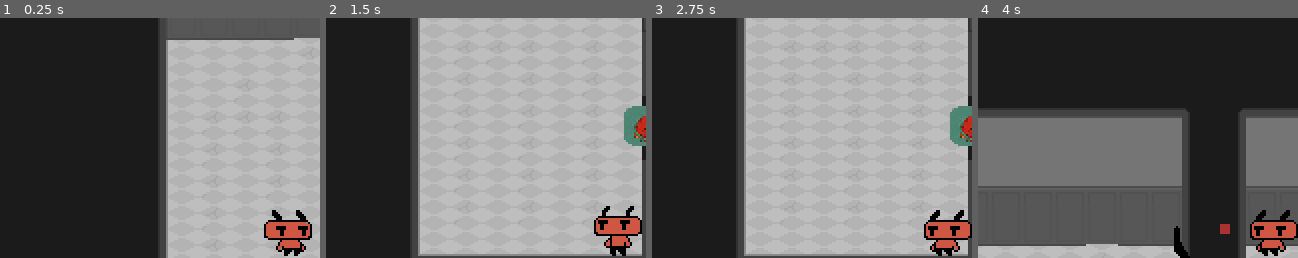
Above: before the commit, frames 1-4 (left to right).
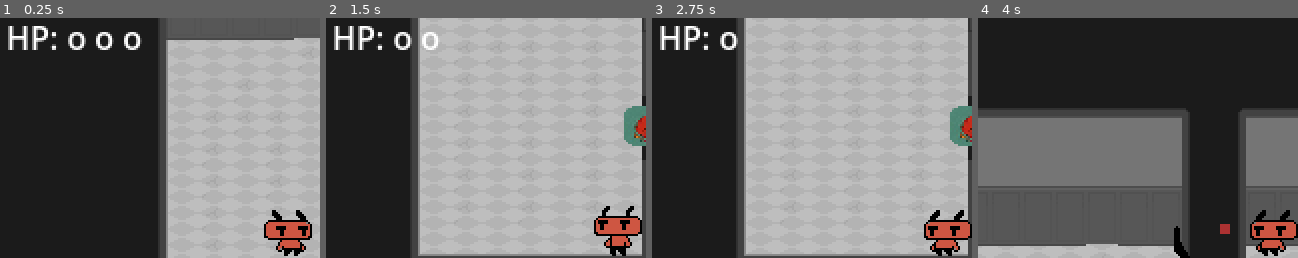
Above: after the commit, the same moments.

Repository: dead-rabbit-studio/hell-scout
Game: Godot game, scene res://main_game.tscn
Same seed, same stepped clock (60 frames per second), same inputs: the game is played once before the commit and once after it.
Inputs:
- Up to frame 1 (0.25 s): no input
- Up to frame 2 (1.5 s): tap Enter at 0.5 s; hold Right (move_right) 0.53-1.28 s; tap E (interact) at 0.6 s; hold Down (move_down) from 1.28 s (still down); tap Space (attack) at 1.35 s
- Up to frame 3 (2.75 s): tap E (interact) at 1.55, 2.1 s; release Down (move_down) at 2.03 s; hold Right (move_right) from 2.03 s (still down)
- Up to frame 4 (4 s): release Right (move_right) at 2.78 s; hold Up (move_up) 2.78-3.53 s; tap E (interact) at 2.85, 3.8 s; hold Left (move_left) from 3.53 s (still down); tap Space (attack) at 3.6 s
The pictures show only the part of the screen within x 4-54%, y 4-54%; the shares and areas given below are measured in that part.

The runs differ from the first frame. In frame 1, 1.7% of the frame differs, in the area x 2-45%, y 3-14%; in frame 2, 1.3%; in frame 3, 1.1%; in frame 4, nothing differs.

Commit message:
feat: add hp info to hud

Diff:
--- a/core/health/health.gd
+++ b/core/health/health.gd
@@ -5,8 +5,12 @@
 @export var is_alive = true
 @export var is_mortal = true
 @export var ignore_damage = false
-@export var max_health = 100
-@export var current: float = max_health
+@export var max_health: int = 100:
+	set(value):
+		max_health = value
+		current = value
+
+@onready var current: float = max_health
 
 func heal(heal_points: float):
 	var health_after_heal = current + heal_points
@@ -20,8 +24,6 @@
 		if health_after_hit < 0: current = 0
 		else: current -= damage_points
 
-		print_debug("current health " + str(current))
-
 	if current == 0 and !is_mortal:
 		kill()
 
--- a/levels/level.gd
+++ b/levels/level.gd
@@ -1,14 +1,18 @@
+class_name LevelController
 extends Node2D
 
 signal level_status_change(int)
+signal player_health_changed(int)
 
-@onready var player: Player = $Player
-@onready var mob_spawner: Timer = $MobSpawner
+@export var player: Player
+@export var mob_spawner: Timer
 
 var CreeperClass = preload('res://npcs/creeper/creeper.tscn')
 
-func _ready() -> void:
+
+func _enter_tree() -> void:
 	player.health.depleted.connect(_on_player_health_depleted)
+	player.health_changed.connect(_on_player_health_changed)
 
 func _on_gun_gun_was_fired(bullet: RigidBody2D) -> void:
 	add_child(bullet)
@@ -43,6 +47,8 @@
 
 	return Vector2(x, y)
 
+func  _on_player_health_changed(current_hp: int) -> void:
+	player_health_changed.emit(current_hp)
 
 func _on_interactable_on_interaction_area_entered() -> void:
 	pass # Replace with function body.
--- /dev/null
+++ b/main_game.gd
@@ -0,0 +1,24 @@
+extends Node2D
+
+@export var level: LevelController
+@export var player_hud: PlayerHUD
+
+@onready var gameOverLabel:Label = $GUI/GameOverScreen/GameOverLabel
+
+func _enter_tree() -> void:
+    level.player_health_changed.connect(_on_player_health_changed)
+
+func on_game_over():
+    gameOverLabel.visible = true
+
+
+func _on_gun_gun_was_fired(bullet: Node2D) -> void:
+    add_child(bullet)
+
+
+func _on_level_level_status_change(levelStatus: int) -> void:
+    if(levelStatus == LevelStatus.LOST):
+        on_game_over()
+
+func _on_player_health_changed(current_hp: int) -> void:
+    player_hud.update_hp(current_hp)
--- a/main_game.tscn
+++ b/main_game.tscn
@@ -1,5 +1,6 @@
-[gd_scene load_steps=19 format=4 uid="uid://deqtmks54a4u7"]
-
+[gd_scene load_steps=20 format=4 uid="uid://deqtmks54a4u7"]
+
+[ext_resource type="Script" uid="uid://cpfv44y4q8b4e" path="res://main_game.gd" id="1_02kkc"]
 [ext_resource type="PackedScene" uid="uid://xse6umb621tq" path="res://player/scouter/player.tscn" id="1_4phlm"]
 [ext_resource type="PackedScene" uid="uid://eyt6qixfequa" path="res://weapons/gun.tscn" id="2_be4gn"]
 [ext_resource type="Script" uid="uid://bk236slgnlg7t" path="res://levels/level.gd" id="2_igq84"]
@@ -10,25 +11,7 @@
 [ext_resource type="Texture2D" uid="uid://b0b8d8ta3fpkd" path="res://levels/enviroment/tilemap/house_props.png" id="8_junl8"]
 [ext_resource type="Script" uid="uid://3v0t2chxfgio" path="res://collectable.gd" id="9_hlbds"]
 [ext_resource type="PackedScene" uid="uid://vmf48gd83jhq" path="res://npcs/creeper/creeper.tscn" id="10_mf81u"]
-
-[sub_resource type="GDScript" id="GDScript_36clq"]
-script/source = "extends Node2D
-
-@onready var gameOverLabel:Label = $GUI/GameOverLabel
-
-func on_game_over():
-	gameOverLabel.visible = true
-
-func _on_gun_gun_was_fired(bullet: Node2D) -> void:
-	add_child(bullet)
-
-func _on_level_level_status_change(levelStatus: int) -> void:
-	if(levelStatus == LevelStatus.LOST):
-		on_game_over()
-
-func _on_interactable_object_interaction() -> void:
-	pass # Replace with function body.
-"
+[ext_resource type="Script" uid="uid://blsqls3355u28" path="res://player_hud.gd" id="12_aomqu"]
 
 [sub_resource type="TileSetAtlasSource" id="TileSetAtlasSource_hw3xp"]
 texture = ExtResource("2_owhbo")
@@ -265,11 +248,15 @@
 [sub_resource type="LabelSettings" id="LabelSettings_kfjol"]
 font_color = Color(0.133333, 0.133333, 0.133333, 1)
 
-[node name="Main Game" type="Node2D"]
-script = SubResource("GDScript_36clq")
-
-[node name="Level" type="Node2D" parent="."]
+[node name="Main Game" type="Node2D" node_paths=PackedStringArray("level", "player_hud")]
+script = ExtResource("1_02kkc")
+level = NodePath("Level")
+player_hud = NodePath("GUI/PlayerHUD")
+
+[node name="Level" type="Node2D" parent="." node_paths=PackedStringArray("player", "mob_spawner")]
 script = ExtResource("2_igq84")
+player = NodePath("Player")
+mob_spawner = NodePath("MobSpawner")
 
 [node name="TileMapLayer" type="TileMapLayer" parent="Level"]
 use_parent_material = true
@@ -339,25 +326,40 @@
 exit_zone = NodePath("../WarpZoneLivingRoomExit")
 exit_zone_direction = 4
 
-[node name="GUI" type="Control" parent="."]
-layout_mode = 3
-anchors_preset = 0
-offset_right = 40.0
+[node name="Creeper" parent="Level" instance=ExtResource("10_mf81u")]
+position = Vector2(658, 68)
+
+[node name="GUI" type="CanvasLayer" parent="."]
+metadata/_edit_use_anchors_ = true
+
+[node name="PlayerHUD" type="MarginContainer" parent="GUI" node_paths=PackedStringArray("hp_label")]
+offset_right = 85.0
 offset_bottom = 40.0
-metadata/_edit_use_anchors_ = true
-
-[node name="GameOverLabel" type="Label" parent="GUI"]
+theme_override_constants/margin_left = 16
+script = ExtResource("12_aomqu")
+hp_label = NodePath("HP")
+
+[node name="HP" type="Label" parent="GUI/PlayerHUD"]
+layout_mode = 2
+
+[node name="GameOverScreen" type="CenterContainer" parent="GUI"]
+anchors_preset = 8
+anchor_left = 0.5
+anchor_top = 0.5
+anchor_right = 0.5
+anchor_bottom = 0.5
+offset_left = -46.0
+offset_top = -20.0
+offset_right = 46.0
+offset_bottom = 20.0
+grow_horizontal = 2
+grow_vertical = 2
+
+[node name="GameOverLabel" type="Label" parent="GUI/GameOverScreen"]
 visible = false
-layout_mode = 0
-offset_left = 529.0
-offset_top = 309.0
-offset_right = 621.0
-offset_bottom = 335.0
+layout_mode = 2
 text = "GAME OVER"
 label_settings = SubResource("LabelSettings_kfjol")
-
-[node name="Creeper" parent="." instance=ExtResource("10_mf81u")]
-position = Vector2(658, 68)
 
 [connection signal="level_status_change" from="Level" to="." method="_on_level_level_status_change"]
 [connection signal="changed_direction" from="Level/Player" to="Level/Player/Gun" method="_on_player_changed_direction"]
--- a/player/scouter/Player.gd
+++ b/player/scouter/Player.gd
@@ -1,16 +1,19 @@
 class_name Player extends CharacterBody2D
 
+signal health_changed(int)
 signal changed_direction(direction: Vector2)
 signal object_collected()
 
 @onready var player_area: CollisionShape2D = $PlayerArea/CollisionShape2D
 @onready var animation_tree: AnimationTree = $AnimationTree
-@onready var health: Health = $Health
 @onready var interactor: Interactor = $Interactor
-@onready var controller: Controller = $Controller
+
 @export var speed = 400.0
 @export var max_health = 110
 @export var is_alive = true
+@export var is_imortal = true
+@export var health: Health
+@export var controller: Controller
 
 var _current_direction_vector: Vector2 = Vector2.ZERO
 var _last_direction: Vector2 = Vector2.RIGHT
@@ -20,6 +23,8 @@
 
 func take_damage(damage: float):
 	health.damage(damage)
+	health_changed.emit(health.current)
+
 
 func die():
 	print_debug(R.strings.player_has_died)
@@ -29,13 +34,18 @@
 		_current_melee_attack = null
 	animation_tree.active = false
 
+
 func _ready() -> void :
 	health.max_health = max_health
-	health.is_mortal = true
+	print_debug("current health" + str(health.current))
+	health_changed.emit(health.current)
+	health.is_mortal = is_imortal
+
 
 func _process(_delta: float) -> void:
 	if !is_alive:
 		health.kill()
+
 
 func _move_player(direction: Vector2):
 	_current_direction_vector = direction
@@ -47,14 +57,18 @@
 	velocity = _current_direction_vector * speed
 	move_and_slide()
 
+
 func _on_health_depleted():
 	die()
+
 
 func _on_interactor_interacted() -> void:
 	object_collected.emit()
 
+
 func _on_controller_interact() -> void:
 	interactor.interact()
+
 
 func _on_controller_attacked(_is_attacking:bool) -> void:
 	if _is_attacking and is_alive:
@@ -65,9 +79,14 @@
 			_current_melee_attack._on_player_changed_direction(_last_direction)
 		_current_melee_attack.attack(_is_attacking)
 
+
 func _on_controller_moved(direction:Vector2) -> void:
 	_move_player(direction)
 
 
 func _on_interactable_interaction_state_changed(is_interactable:bool) -> void:
 	interactor.is_enabled = is_interactable
+
+
+func _on_timer_timeout() -> void:
+	take_damage(1)
--- a/player/scouter/player.tscn
+++ b/player/scouter/player.tscn
@@ -288,9 +288,12 @@
 transitions = ["Start", "Idle", SubResource("AnimationNodeStateMachineTransition_ymc3b"), "Running", "Idle", SubResourc …(200 unchanged characters)…
 graph_offset = Vector2(-106.71, -104.37)
 
-[node name="Player" type="CharacterBody2D"]
+[node name="Player" type="CharacterBody2D" node_paths=PackedStringArray("health", "controller")]
 platform_wall_layers = 51
 script = ExtResource("1_opm3m")
+max_health = 3
+health = NodePath("Health")
+controller = NodePath("Controller")
 
 [node name="CollisionShape2D" type="CollisionShape2D" parent="."]
 position = Vector2(0, 13.5)
@@ -299,6 +302,7 @@
 
 [node name="Health" parent="." instance=ExtResource("3_c7lcy")]
 ignore_damage = true
+max_health = 3
 
 [node name="HurtBox" type="Area2D" parent="." node_paths=PackedStringArray("health")]
 collision_mask = 8
@@ -353,9 +357,13 @@
 [node name="NeuralNetwork" type="Node" parent="."]
 script = ExtResource("8_lldpg")
 
+[node name="Timer" type="Timer" parent="."]
+autostart = true
+
 [connection signal="depleted" from="Health" to="." method="_on_health_depleted"]
 [connection signal="interacted" from="Interactor" to="." method="_on_interactor_interacted"]
 [connection signal="attacked" from="Controller" to="." method="_on_controller_attacked"]
 [connection signal="interact" from="Controller" to="." method="_on_controller_interact"]
 [connection signal="moved" from="Controller" to="." method="_on_controller_moved"]
 [connection signal="action_required" from="NeuralNetwork" to="Controller" method="_on_neural_network_action_required"]
+[connection signal="timeout" from="Timer" to="." method="_on_timer_timeout"]
--- /dev/null
+++ b/player_hud.gd
@@ -0,0 +1,17 @@
+class_name PlayerHUD
+extends MarginContainer
+
+@export var hp_label: Label
+
+
+func update_hp(current_hp: int):
+    hp_label.text = _format_hp(current_hp)
+
+func _format_hp(current_hp: int) -> String:
+    var hp_marks = ""
+    if current_hp <= 0:
+        return ""
+    for i in current_hp:
+        hp_marks += "o "
+
+    return "HP: " + hp_marks
Not shown, added: main_game.gd.uid
Empty file removed: player/scouter/player.gd
Not shown, added: player_hud.gd.uid
